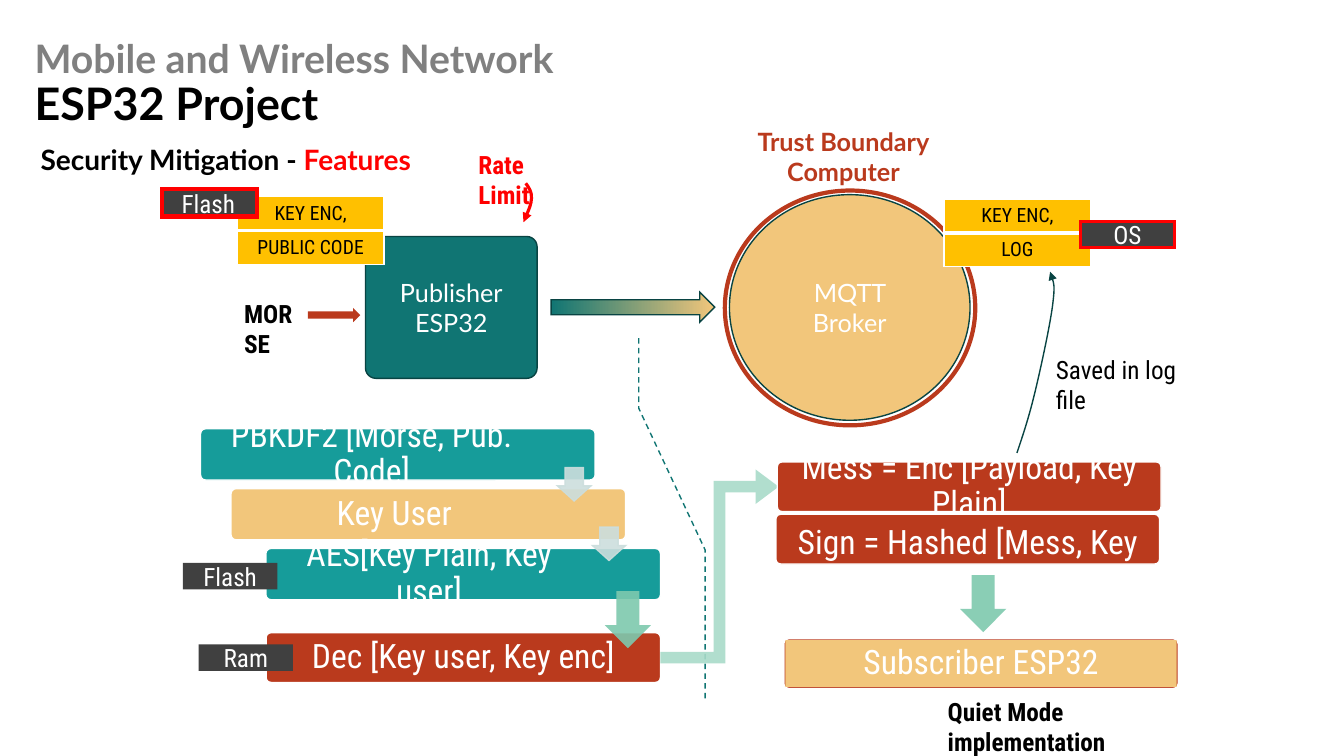
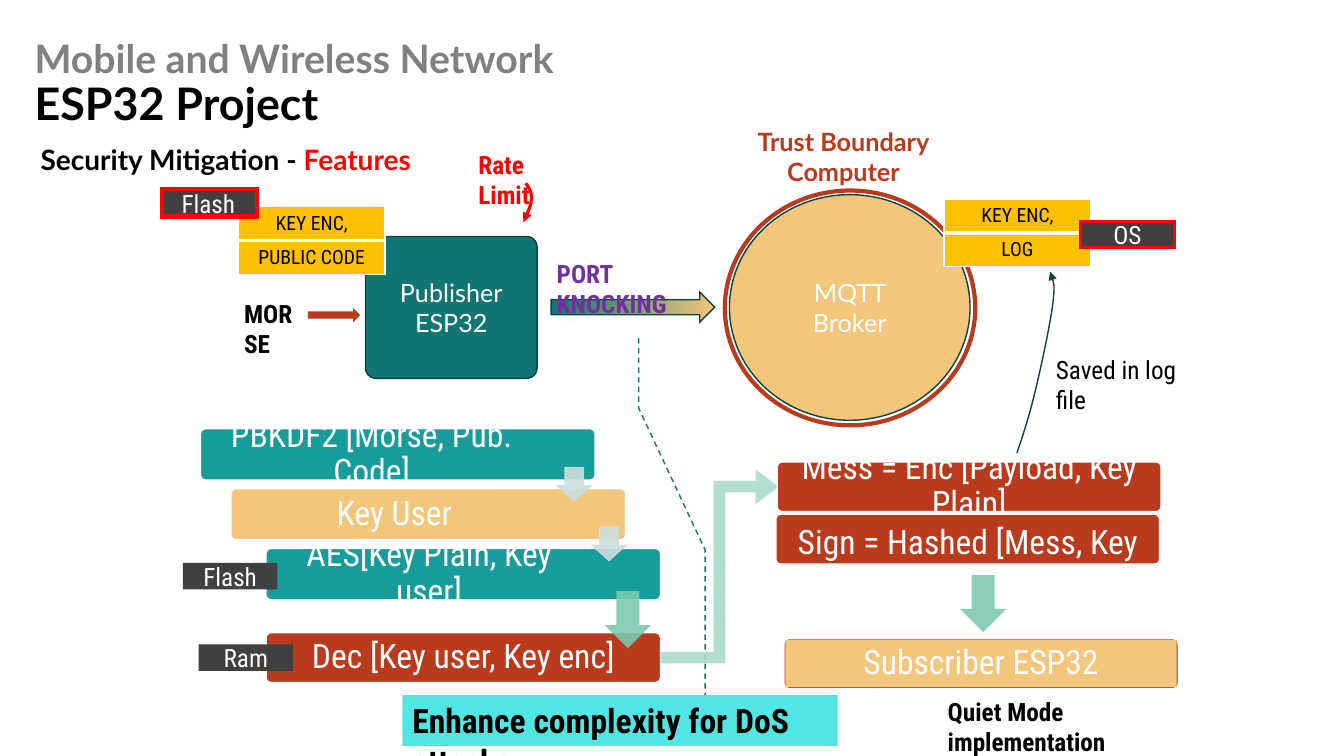
Before and after one commit to CedricS789/ELEC-H423---IoT-Project, a slide deck: slide 14 of Presentation/Presentation_Group12.pptx (slide 13 before the commit). Drawn at 1344x756 pixels with LibreOffice and Linux fonts; fonts in the diff are those of the drawing. Boxes give left, top, right and bottom in pixels: in the first picture for what was removed or moved away, otherwise in the second. Text is boxed around its words. In the diff, an @@ line names an element or a change of style, - is before the commit and + after.

```diff
--- a/Presentation/Presentation_Group12.pptx
+++ b/Presentation/Presentation_Group12.pptx
@@ table moved from (x1=237, y1=197, x2=384, y2=264) to (x1=238, y1=207, x2=385, y2=274) @@
@@ text added at (x1=557, y1=265, x2=667, y2=320), 18 pt, text #7030A0, bold @@
+PORT KNOCKING
@@ rectangle added at (x1=402, y1=696, x2=838, y2=746), fill #50E6E4, 24 pt, text #000000, bold @@
+Enhance complexity for DoS attacks
```
Also in this commit, not shown: 2 other slides changed, 5 slides added, 1 slide removed.
